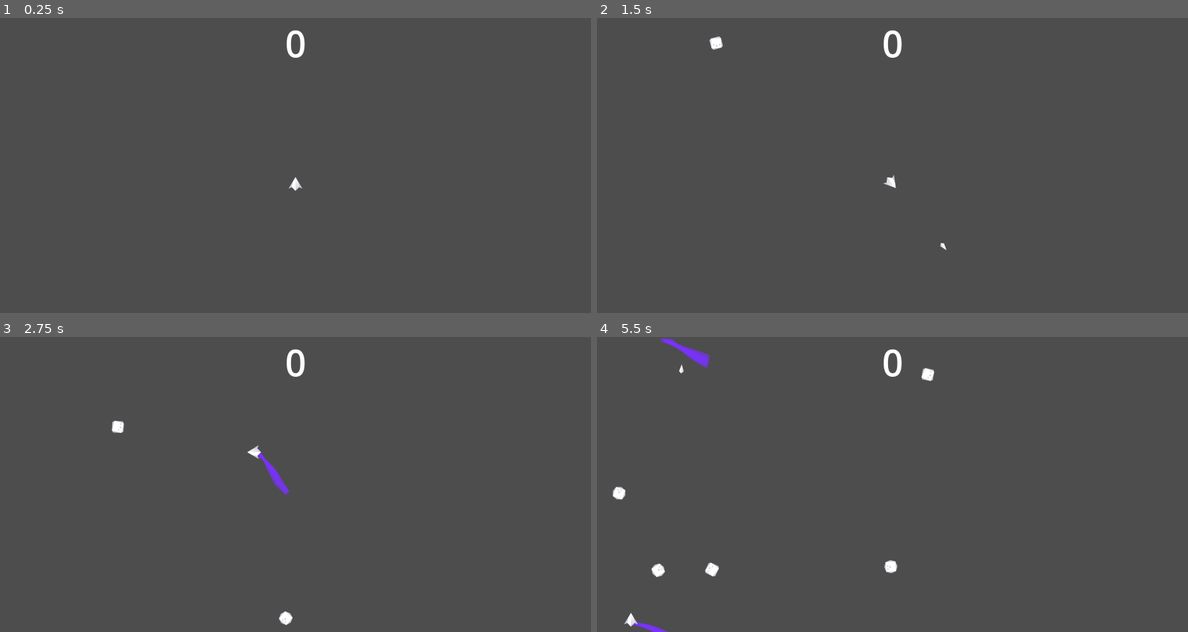
Above: before the commit, frames 1-4 (two rows, left to right).
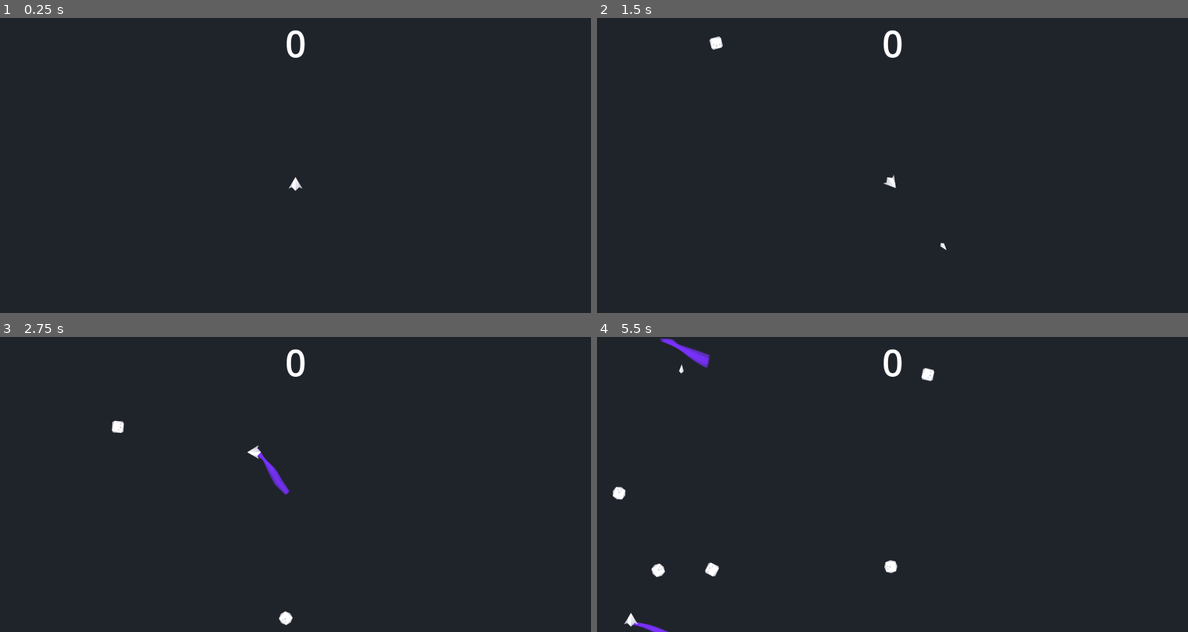
Above: after the commit, the same moments.

Repository: scytail/Asteroids
Game: Godot game, scene res://Scenes/main.tscn
Same seed, same stepped clock (60 frames per second), same inputs: the game is played once before the commit and once after it.
Inputs:
- Up to frame 1 (0.25 s): no input
- Up to frame 2 (1.5 s): tap Enter at 0.5 s; hold D (rotate_right) 0.53-1.28 s; hold Space (shoot) 0.53-1.28 s; hold S (move_backward) from 1.28 s (still down); tap Space (shoot) at 1.35 s
- Up to frame 3 (2.75 s): release S (move_backward) at 2.03 s; hold D (rotate_right) from 2.03 s (still down); hold Space (shoot) from 2.03 s (still down)
- Up to frame 4 (5.5 s): release D (rotate_right) at 2.78 s; release Space (shoot) at 2.78 s; hold W (move_forward) 2.78-3.53 s; tap Space (shoot) at 2.85, 4.35 s; hold Space (shoot) 3.53-4.28 s; hold A (rotate_left) 3.53-5.03 s; hold S (move_backward) from 5.03 s (still down); hold Space (shoot) from 5.03 s (still down)

The runs differ from the first frame. In frame 1, 100% of the frame differs, in the area x 0-100%, y 0-100%; in frame 2, 100%; in frame 3, 99%; in frame 4, 99%.

Commit message:
Add background
Much better looking than boring gray.

Diff:
--- a/Scenes/main.tscn
+++ b/Scenes/main.tscn
@@ -1,10 +1,11 @@
-[gd_scene load_steps=7 format=3 uid="uid://bovvsg2h8jhxs"]
+[gd_scene load_steps=8 format=3 uid="uid://bovvsg2h8jhxs"]
 
 [ext_resource type="PackedScene" uid="uid://cmt850puws3s5" path="res://Scenes/player.tscn" id="1_21iwi"]
 [ext_resource type="Script" path="res://Scripts/main.gd" id="1_hur88"]
 [ext_resource type="PackedScene" uid="uid://cptl663di64h2" path="res://Scenes/asteroid_square.tscn" id="2_84prt"]
 [ext_resource type="PackedScene" uid="uid://bssdnv4qngu7k" path="res://Scenes/asteroid_circle.tscn" id="2_h5ie1"]
 [ext_resource type="PackedScene" uid="uid://g2r4kyl6n1aq" path="res://Scenes/hud.tscn" id="5_lfh4m"]
+[ext_resource type="Texture2D" uid="uid://dcfur51nhqea4" path="res://Images/background.png" id="6_ub4pb"]
 
 [sub_resource type="Curve2D" id="Curve2D_6ryen"]
 _data = {
@@ -28,4 +29,13 @@
 
 [node name="HUD" parent="." instance=ExtResource("5_lfh4m")]
 
+[node name="ParallaxBackground" type="ParallaxBackground" parent="."]
+
+[node name="ParallaxLayer" type="ParallaxLayer" parent="ParallaxBackground"]
+
+[node name="Sprite2D" type="Sprite2D" parent="ParallaxBackground/ParallaxLayer"]
+scale = Vector2(2.08, 1.04)
+texture = ExtResource("6_ub4pb")
+centered = false
+
 [connection signal="timeout" from="AsteroidTimer" to="." method="_on_asteroid_timer_timeout"]
Binary file added: Images/background.png
Not shown, added: Images/background.png.import
